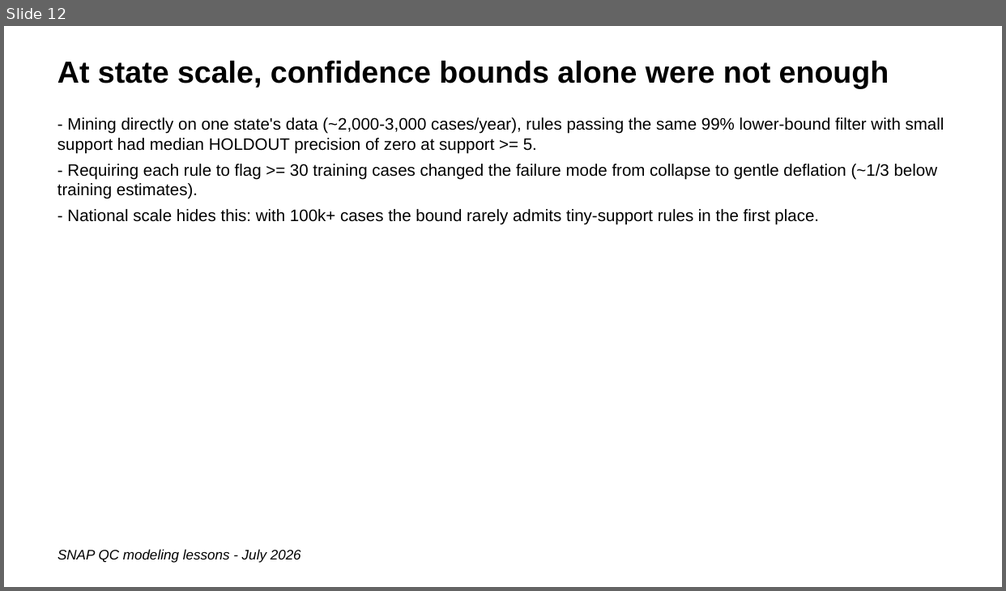
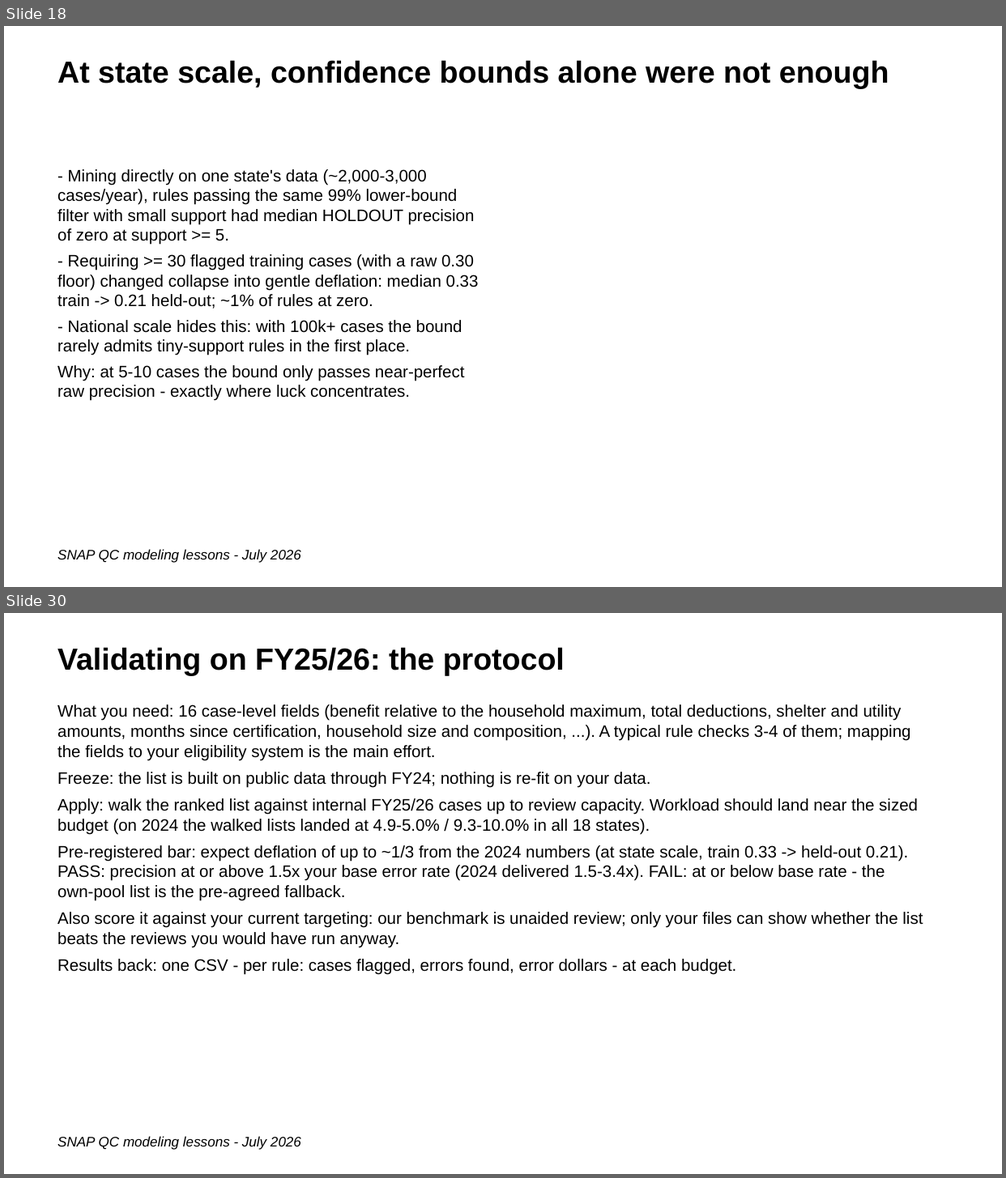
Before and after one commit to giannella/snap_qc, a slide deck: lessons_getting_more_signal_from_snap_qc_data.pptx. Shown one above the other, each under a label of ours: slide 12 before the commit, slides 18 and 30 after it; the slides between them are not shown. The pictures are 1006x591 and 1006x1178 pixels, drawn with LibreOffice and Linux fonts; fonts in the diff are those of the drawing. Boxes give left, top, right and bottom in pixels: in the first picture for what was removed or moved away, otherwise in the second. Text is boxed around its words. In the diff, an @@ line names an element or a change of style, - is before the commit and + after.

```diff
--- a/lessons_getting_more_signal_from_snap_qc_data.pptx
+++ b/lessons_getting_more_signal_from_snap_qc_data.pptx
@@ slide 30 added at (4, 613, 1002, 1174), background #FFFFFF @@
@@ text added at (57, 647, 565, 676), 22 pt, text #000000, bold @@
+Validating on FY25/26: the protocol
@@ text added at (57, 705, 923, 975), 12 pt, text #000000 @@
+What you need: 16 case-level fields (benefit relative to the household maximum, total deductions, shelter and utility amounts, months since certification, household size and composition, ...). A typical rule checks 3-4 of them; mapping the fields to your eligibility system is the main effort.
+Freeze: the list is built on public data through FY24; nothing is re-fit on your data.
+Apply: walk the ranked list against internal FY25/26 cases up to review capacity. Workload should land near the sized budget (on 2024 the walked lists landed at 4.9-5.0% / 9.3-10.0% in all 18 states).
+Pre-registered bar: expect deflation of up to ~1/3 from the 2024 numbers (at state scale, train 0.33 -> held-out 0.21). PASS: precision at or above 1.5x your base error rate (2024 delivered 1.5-3.4x). FAIL: at or below base rate - the own-pool list is the pre-agreed fallback.
+Also score it against your current targeting: our benchmark is unaided review; only your files can show whether the list beats the reviews you would have run anyway.
+Results back: one CSV - per rule: cases flagged, errors found, error dollars - at each budget.
@@ text added at (57, 1136, 301, 1150), 10 pt, text #000000, italic @@
+SNAP QC modeling lessons - July 2026
@@ what was slide 12 is now slide 18 @@
@@ slide 18 changed as well @@
@@ text at (57, 254, 479, 309): text changed @@
-- Requiring each rule to flag >= 30 training cases changed the failure mode from collapse to gentle deflation (~1/3 below training estimates).
+- Requiring >= 30 flagged training cases (with a raw 0.30 floor) changed collapse into gentle deflation: median 0.33 train -> 0.21 held-out; ~1% of rules at zero.
@@ text at (57, 365, 464, 401): paragraph added @@
+Why: at 5-10 cases the bound only passes near-perfect raw precision - exactly where luck concentrates.
```
Also in this commit, not shown: 11 other slides changed, 31 other slides added, 15 slides removed.
